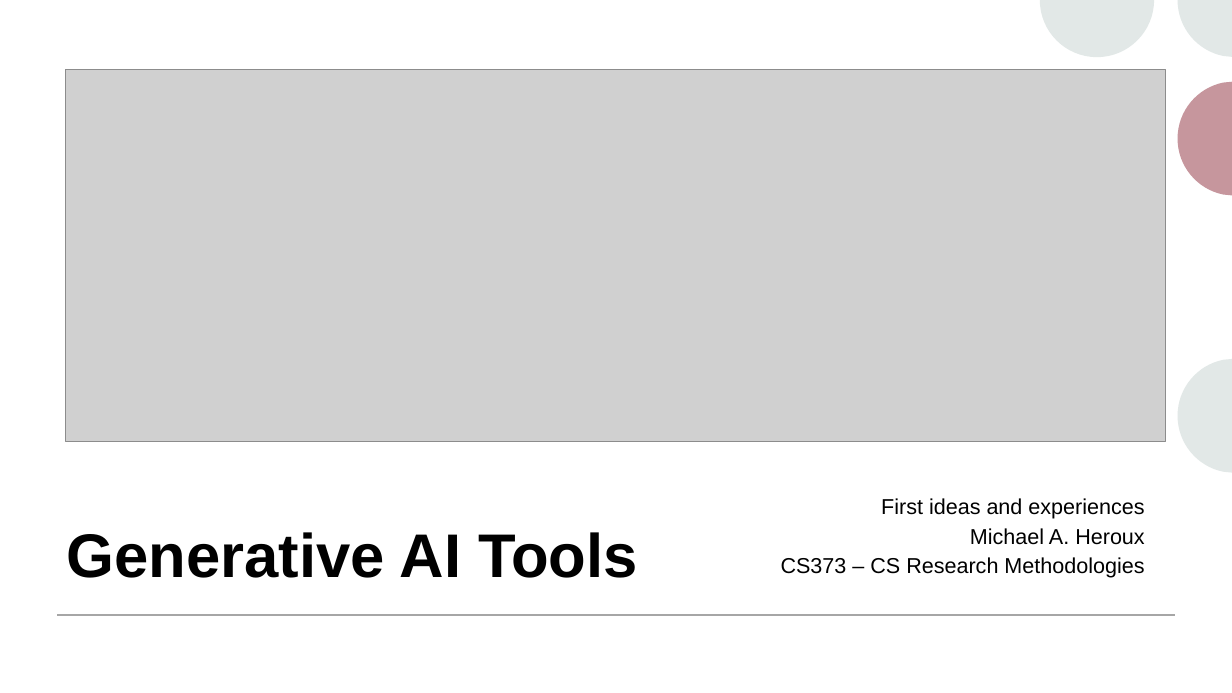
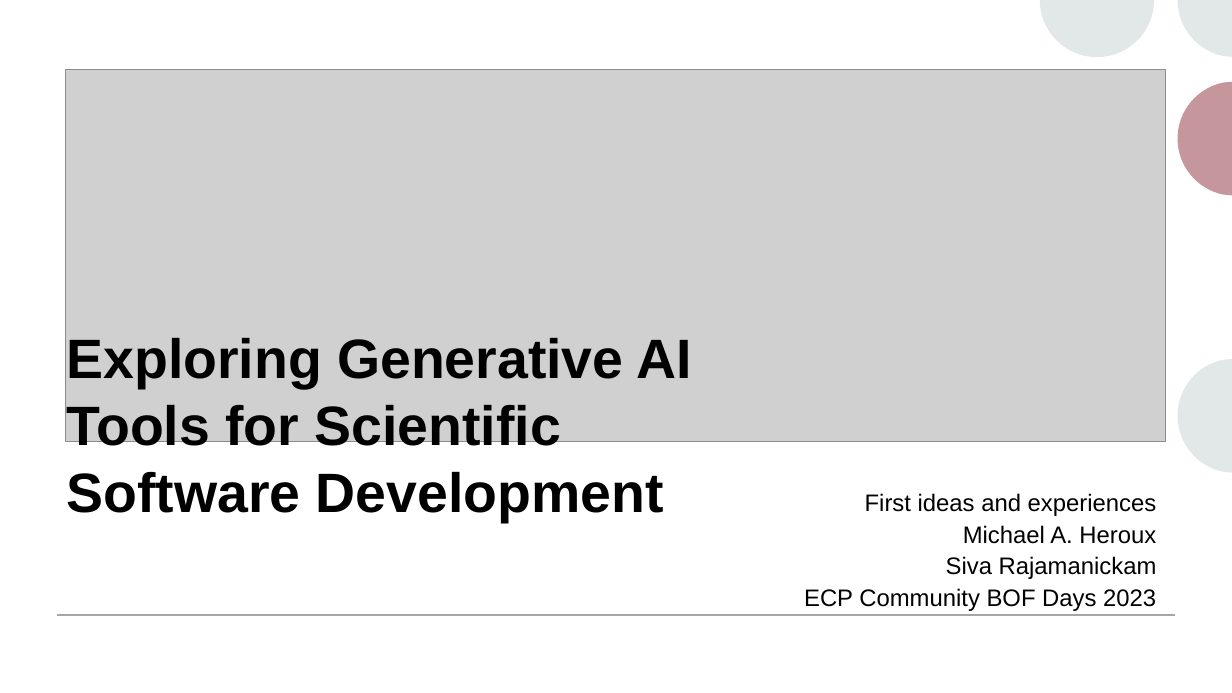
Before and after one commit to maherou/Teaching, a slide deck: slide 1 of files/CS373/GenerativeAITools/GenerativeAITools.pptx. Drawn at 1232x693 pixels with LibreOffice and Linux fonts; fonts in the diff are those of the drawing; grey boxes stand for pictures. Boxes give left, top, right and bottom in pixels: in the first picture for what was removed or moved away, otherwise in the second. Text is boxed around its words. In the diff, an @@ line names an element or a change of style, - is before the commit and + after.

Commit message:
Update GenerativeAI slides

```diff
--- a/files/CS373/GenerativeAITools/GenerativeAITools.pptx
+++ b/files/CS373/GenerativeAITools/GenerativeAITools.pptx
@@ title at (67, 338, 692, 522): text changed; size 48 to 43.2 pt @@
-Generative AI Tools
+Exploring Generative AI Tools for Scientific Software Development
@@ subtitle at (865, 493, 1157, 544): size 16.8 to 18.6 pt in "First ideas and experiences", "Michael A. Heroux" @@
@@ subtitle at (804, 556, 1157, 611): text changed; size 16.8 to 18.6 pt @@
-CS373 – CS Research Methodologies
+Siva Rajamanickam
+ECP Community BOF Days 2023
```
Also in this commit, not shown: 3 other slides changed, 9 slides added, 6 other files.
